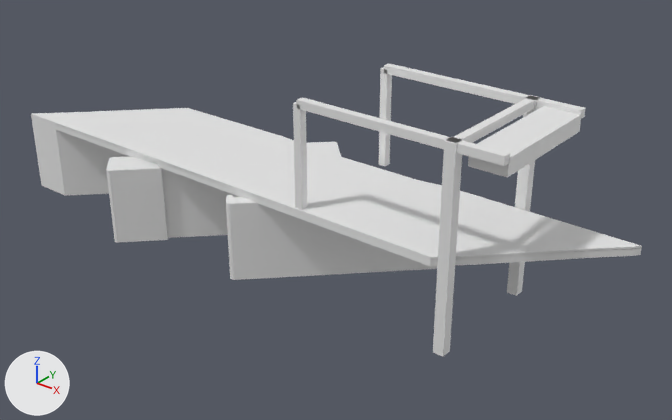
An edit to the glTF model models/de-punt/de-punt-brug-de-punt/de-punt-brug-de-punt.glb, drawn before and after from the same camera.
One viewpoint serves both versions: a camera (50 mm lens) standing at (65.0, -72.6, 42.3) and looking at (5.6, 1.6, -3.7). The lights are fixed; the arrows at lower left show +X, +Y and +Z. The first picture is the older version.

Names of what the first picture shows: 'building:balans', 'building:balans 2', 'building:contragewicht', 'building:hamei', 'building:hamei 2', 'building:hangstang', 'building:hangstang 2', 'building:pijler', 'building:pijler 2', 'building:portaal', 'road:dek 3', 'road:fietspad', 'road:fietspad 5', 'road:landhoofd', 'road:rijbaan lokale weg', 'road:rijbaan lokale weg 2', 'road:rijbaan lokale weg 3' and 6 more.
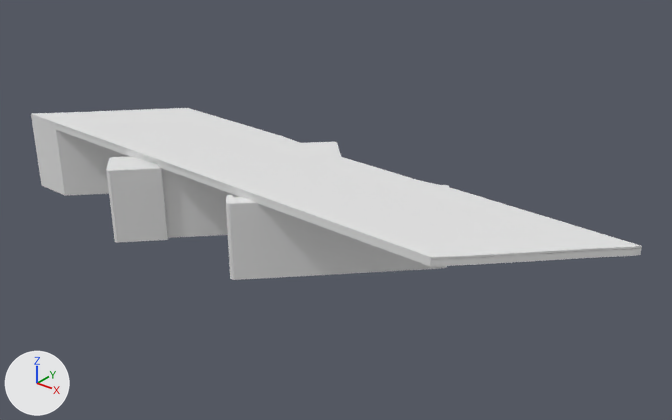
Pixel boxes (x1, y1, x2, y2) of what changed, in the pictures (672 x 420 px):
'building:contragewicht', deleted
    before: (468, 106, 581, 178)
'building:hamei 2', deleted
    before: (433, 137, 462, 357)
'building:balans 2', deleted
    before: (296, 97, 510, 166)
'building:balans', deleted
    before: (384, 64, 586, 119)
'building:hangstang 2', deleted
    before: (293, 102, 307, 210)
'building:hamei', deleted
    before: (507, 95, 541, 296)
'building:portaal', deleted
    before: (454, 98, 537, 143)
'building:hangstang', deleted
    before: (379, 67, 392, 166)

What changed in the scene script:
```text
Remove ob_building_hamei:
    ob_building_hamei = bpy.data.objects.new('building:hamei', me_hamei)
    ob_building_hamei.location = (0.0, 0.0, 0.0)
Remove ob_building_hamei_2:
    ob_building_hamei_2 = bpy.data.objects.new('building:hamei 2', me_hamei_2)
    ob_building_hamei_2.location = (0.0, 0.0, 0.0)
Remove ob_building_portaal:
    ob_building_portaal = bpy.data.objects.new('building:portaal', me_portaal)
    ob_building_portaal.location = (0.0, 0.0, 0.0)
Remove ob_building_balans:
    ob_building_balans = bpy.data.objects.new('building:balans', me_balans)
    ob_building_balans.location = (0.0, 0.0, 0.0)
Remove ob_building_hangstang:
    ob_building_hangstang = bpy.data.objects.new('building:hangstang', me_hangstang)
    ob_building_hangstang.location = (0.0, 0.0, 0.0)
Remove ob_building_balans_2:
    ob_building_balans_2 = bpy.data.objects.new('building:balans 2', me_balans_2)
    ob_building_balans_2.location = (0.0, 0.0, 0.0)
Remove ob_building_hangstang_2:
    ob_building_hangstang_2 = bpy.data.objects.new('building:hangstang 2', me_hangstang_2)
    ob_building_hangstang_2.location = (0.0, 0.0, 0.0)
Remove ob_building_contragewicht:
    ob_building_contragewicht = bpy.data.objects.new('building:contragewicht', me_contragewicht)
    ob_building_contragewicht.location = (0.0, 0.0, 0.0)
```
